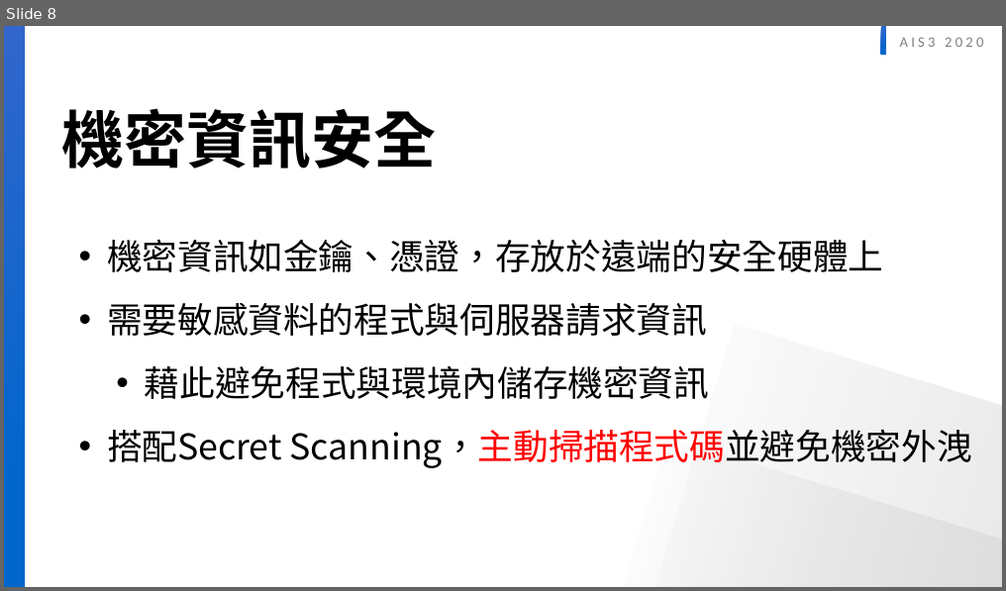
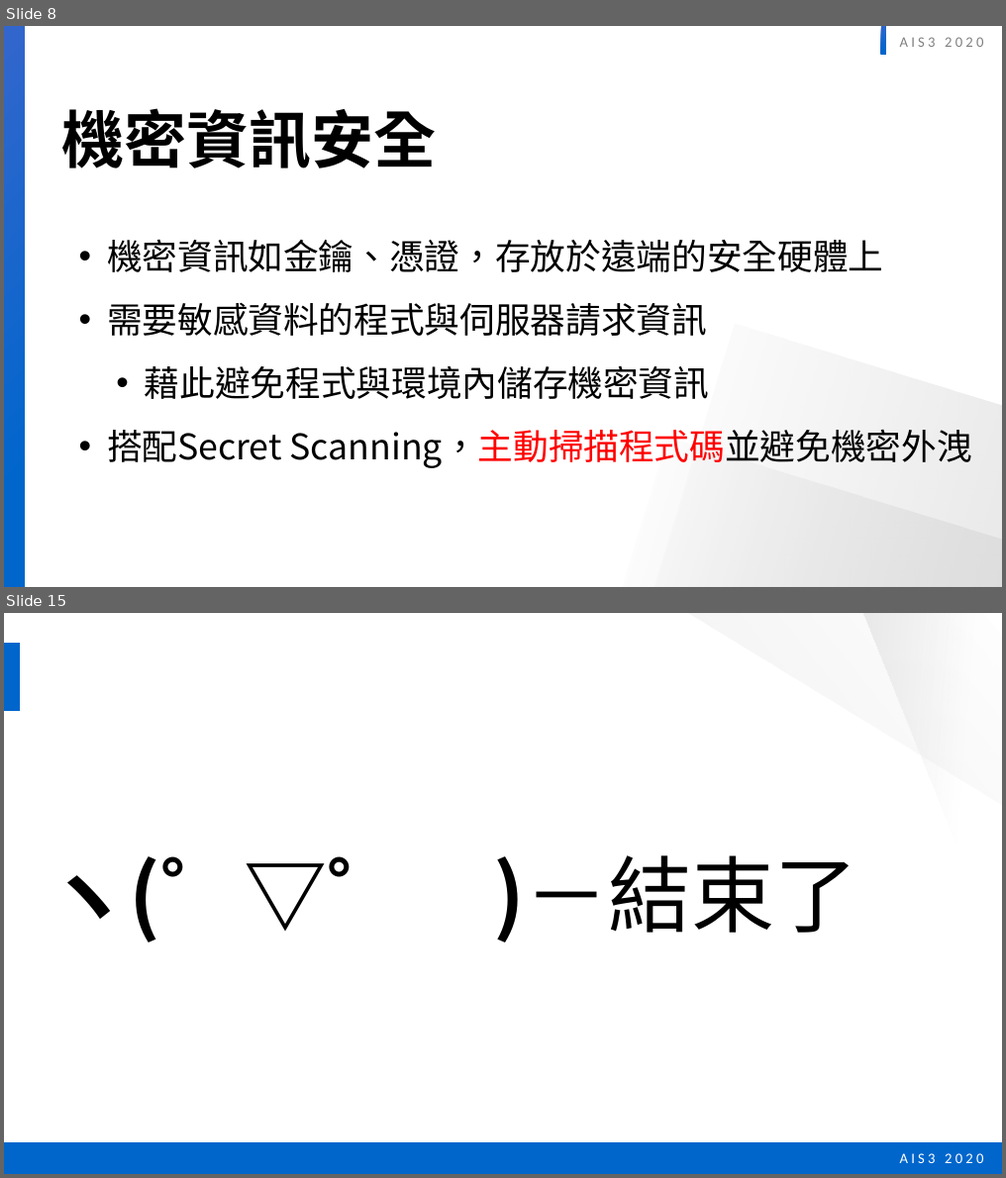
Before and after one commit to twinklestar03/AIS3-Dragon, a slide deck: Slide/AIS3 dragon security .pptx. Shown one above the other, each under a label of ours: slide 8 before the commit, slides 8 and 15 after it; the slides between them are not shown. The pictures are 1006x591 and 1006x1178 pixels, drawn with LibreOffice and Linux fonts; fonts in the diff are those of the drawing. Boxes give left, top, right and bottom in pixels: in the first picture for what was removed or moved away, otherwise in the second. Text is boxed around its words. In the diff, an @@ line names an element or a change of style, - is before the commit and + after.

```diff
--- a/Slide/AIS3 dragon security .pptx
+++ b/Slide/AIS3 dragon security .pptx
@@ slide 15 added at bbox=[4, 613, 1002, 1174], background #FFFFFF @@
@@ text added at bbox=[46, 856, 857, 943], 80 pt, text #000000, bold @@
+ヽ(゜▽゜ )－結束了
@@ group added at bbox=[4, 613, 1002, 1174]: 2 rectangles, 2 freeform shapes, 1 text @@
+AIS3 2020
```
Also in this commit, not shown: 7 slides changed, 1 slide removed.
